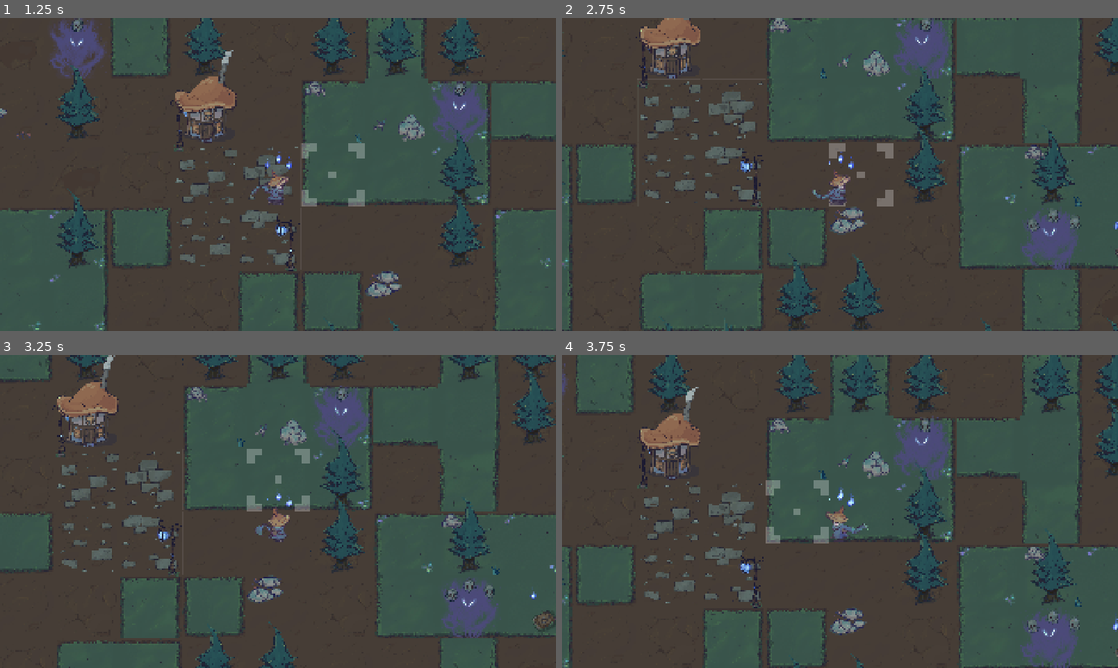
Above: before the commit, frames 1-4 (two rows, left to right).
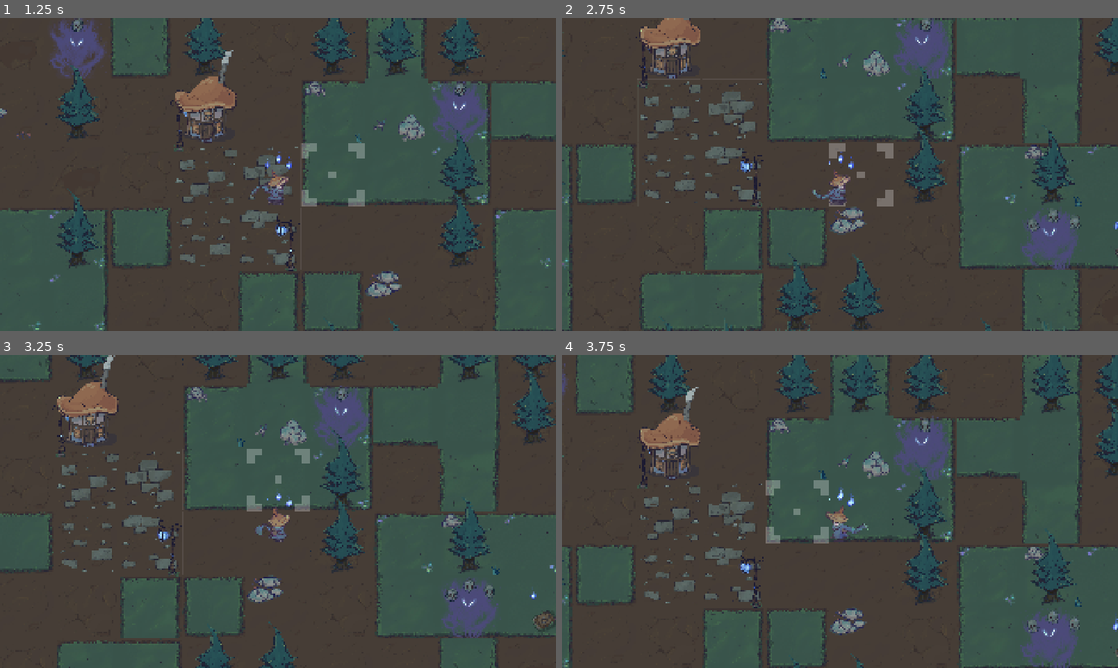
Above: after the commit, the same moments.

Repository: SebboScruff/GMTKJam-2025
Game: Godot game, scene res://scenes/levels/final_level.tscn
Same seed, same stepped clock (60 frames per second), same inputs: the game is played once before the commit and once after it.
Inputs:
- Up to frame 1 (1.25 s): hold D (move_right) from 0.53 s (still down)
- Up to frame 2 (2.75 s): release D (move_right) at 1.28 s; hold S (move_down) 1.28-2.03 s; hold D (move_right) from 2.03 s (still down)
- Up to frame 3 (3.25 s): release D (move_right) at 2.78 s; hold Up (move_up) from 2.78 s (still down)
- Up to frame 4 (3.75 s): release Up (move_up) at 3.53 s; hold Left (move_left) from 3.53 s (still down)

Frame 1 is identical in both runs. In frame 2, less than 0.1% of the frame differs, in the area x 38-100%, y 43-100%; in frame 3, less than 0.1%; in frame 4, less than 0.1%.

Commit message:
jazzed up the obstacles and decor a bit more

Diff:
--- a/GMTK25_godot/scenes/levels/final_level.tscn
+++ b/GMTK25_godot/scenes/levels/final_level.tscn
@@ -7,9 +7,13 @@
 [ext_resource type="TileSet" uid="uid://cww51own2at7u" path="res://assets/Fog_Tileset.tres" id="3_vmyuh"]
 [ext_resource type="Texture2D" uid="uid://dtulor4u80dpr" path="res://assets/Village/Village_House.png" id="6_481ra"]
 [ext_resource type="PackedScene" uid="uid://dq3muqnpi8tay" path="res://scenes/prefabs/obstacle.tscn" id="6_bks8w"]
+[ext_resource type="Texture2D" uid="uid://dg05gbxdn3ikv" path="res://assets/textures/obstacle_grove_R.tres" id="6_cg8kp"]
+[ext_resource type="Texture2D" uid="uid://b04n2s66to5b0" path="res://assets/textures/obstacle_log.tres" id="6_df8f2"]
 [ext_resource type="PackedScene" uid="uid://b0qlqe4ndvth4" path="res://scenes/prefabs/item_respawner.tscn" id="6_e446s"]
+[ext_resource type="Texture2D" uid="uid://cut3pmyku5b4p" path="res://assets/textures/obstacle_grove_M.tres" id="7_df8f2"]
 [ext_resource type="PackedScene" uid="uid://d2mna074yu4se" path="res://scenes/prefabs/totem.tscn" id="7_ifx55"]
 [ext_resource type="PackedScene" uid="uid://8vdab81hfvav" path="res://scenes/prefabs/basic_enemy.tscn" id="7_jwk10"]
+[ext_resource type="Texture2D" uid="uid://b347ain66fw4j" path="res://assets/textures/obstacle_grove_L.tres" id="8_crova"]
 [ext_resource type="Texture2D" uid="uid://yv3e3c2i6asm" path="res://assets/character_sprites/Skull.png" id="8_kiu27"]
 [ext_resource type="AudioStream" uid="uid://djbaqwuhkfe02" path="res://assets/sounds/Bone Monster.wav" id="9_qahkp"]
 [ext_resource type="PackedScene" uid="uid://b0rrkpwk2vh10" path="res://scenes/prefabs/courage_boost.tscn" id="9_rqhej"]
@@ -116,6 +120,7 @@
 [node name="Map_Decorations_Master" type="Node2D" parent="."]
 
 [node name="Obstacles" type="Node2D" parent="Map_Decorations_Master"]
+z_index = 4
 
 [node name="Obstacle" parent="Map_Decorations_Master/Obstacles" instance=ExtResource("6_bks8w")]
 position = Vector2(-3840, -3840)
@@ -135,18 +140,31 @@
 [node name="Obstacle6" parent="Map_Decorations_Master/Obstacles" instance=ExtResource("6_bks8w")]
 position = Vector2(768, -3840)
 
+[node name="Sprite2D" parent="Map_Decorations_Master/Obstacles/Obstacle6" index="1"]
+position = Vector2(0, 0)
+texture = ExtResource("6_df8f2")
+
 [node name="Obstacle7" parent="Map_Decorations_Master/Obstacles" instance=ExtResource("6_bks8w")]
 position = Vector2(1280, -3840)
 
 [node name="Obstacle8" parent="Map_Decorations_Master/Obstacles" instance=ExtResource("6_bks8w")]
 position = Vector2(768, -3328)
 
+[node name="Sprite2D" parent="Map_Decorations_Master/Obstacles/Obstacle8" index="1"]
+texture = ExtResource("6_cg8kp")
+
 [node name="Obstacle9" parent="Map_Decorations_Master/Obstacles" instance=ExtResource("6_bks8w")]
 position = Vector2(-256, -3328)
 
+[node name="Sprite2D" parent="Map_Decorations_Master/Obstacles/Obstacle9" index="1"]
+texture = ExtResource("8_crova")
+
 [node name="Obstacle10" parent="Map_Decorations_Master/Obstacles" instance=ExtResource("6_bks8w")]
 position = Vector2(256, -3328)
 
+[node name="Sprite2D" parent="Map_Decorations_Master/Obstacles/Obstacle10" index="1"]
+texture = ExtResource("7_df8f2")
+
 [node name="Obstacle11" parent="Map_Decorations_Master/Obstacles" instance=ExtResource("6_bks8w")]
 position = Vector2(-2304, -2304)
 
@@ -171,30 +189,58 @@
 [node name="Obstacle18" parent="Map_Decorations_Master/Obstacles" instance=ExtResource("6_bks8w")]
 position = Vector2(2816, -2816)
 
+[node name="Sprite2D" parent="Map_Decorations_Master/Obstacles/Obstacle18" index="1"]
+position = Vector2(0, 0)
+texture = ExtResource("6_df8f2")
+
 [node name="Obstacle19" parent="Map_Decorations_Master/Obstacles" instance=ExtResource("6_bks8w")]
 position = Vector2(2816, -2304)
 
+[node name="Sprite2D" parent="Map_Decorations_Master/Obstacles/Obstacle19" index="1"]
+texture = ExtResource("6_cg8kp")
+
 [node name="Obstacle20" parent="Map_Decorations_Master/Obstacles" instance=ExtResource("6_bks8w")]
 position = Vector2(2304, -2304)
 
+[node name="Sprite2D" parent="Map_Decorations_Master/Obstacles/Obstacle20" index="1"]
+texture = ExtResource("7_df8f2")
+
 [node name="Obstacle21" parent="Map_Decorations_Master/Obstacles" instance=ExtResource("6_bks8w")]
 position = Vector2(1792, -2304)
 
+[node name="Sprite2D" parent="Map_Decorations_Master/Obstacles/Obstacle21" index="1"]
+texture = ExtResource("7_df8f2")
+
 [node name="Obstacle22" parent="Map_Decorations_Master/Obstacles" instance=ExtResource("6_bks8w")]
 position = Vector2(768, -2304)
 
+[node name="Sprite2D" parent="Map_Decorations_Master/Obstacles/Obstacle22" index="1"]
+texture = ExtResource("7_df8f2")
+
 [node name="Obstacle23" parent="Map_Decorations_Master/Obstacles" instance=ExtResource("6_bks8w")]
 position = Vector2(1280, -2304)
 
+[node name="Sprite2D" parent="Map_Decorations_Master/Obstacles/Obstacle23" index="1"]
+texture = ExtResource("7_df8f2")
+
 [node name="Obstacle24" parent="Map_Decorations_Master/Obstacles" instance=ExtResource("6_bks8w")]
 position = Vector2(256, -2304)
 
+[node name="Sprite2D" parent="Map_Decorations_Master/Obstacles/Obstacle24" index="1"]
+texture = ExtResource("7_df8f2")
+
 [node name="Obstacle25" parent="Map_Decorations_Master/Obstacles" instance=ExtResource("6_bks8w")]
 position = Vector2(-256, -2304)
 
+[node name="Sprite2D" parent="Map_Decorations_Master/Obstacles/Obstacle25" index="1"]
+texture = ExtResource("7_df8f2")
+
 [node name="Obstacle26" parent="Map_Decorations_Master/Obstacles" instance=ExtResource("6_bks8w")]
 position = Vector2(-768, -2304)
 
+[node name="Sprite2D" parent="Map_Decorations_Master/Obstacles/Obstacle26" index="1"]
+texture = ExtResource("8_crova")
+
 [node name="Obstacle27" parent="Map_Decorations_Master/Obstacles" instance=ExtResource("6_bks8w")]
 position = Vector2(3840, -2304)
 
@@ -216,6 +262,11 @@
 [node name="Obstacle33" parent="Map_Decorations_Master/Obstacles" instance=ExtResource("6_bks8w")]
 position = Vector2(3328, 1792)
 
+[node name="Sprite2D" parent="Map_Decorations_Master/Obstacles/Obstacle33" index="1"]
+position = Vector2(0, 0)
+scale = Vector2(-1, 1)
+texture = ExtResource("6_df8f2")
+
 [node name="Obstacle34" parent="Map_Decorations_Master/Obstacles" instance=ExtResource("6_bks8w")]
 position = Vector2(3328, 2816)
 
@@ -225,6 +276,10 @@
 [node name="Obstacle36" parent="Map_Decorations_Master/Obstacles" instance=ExtResource("6_bks8w")]
 position = Vector2(2304, 2816)
 
+[node name="Sprite2D" parent="Map_Decorations_Master/Obstacles/Obstacle36" index="1"]
+position = Vector2(0, 0)
+texture = ExtResource("6_df8f2")
+
 [node name="Obstacle37" parent="Map_Decorations_Master/Obstacles" instance=ExtResource("6_bks8w")]
 position = Vector2(-256, -1280)
 
@@ -267,18 +322,35 @@
 [node name="Obstacle53" parent="Map_Decorations_Master/Obstacles" instance=ExtResource("6_bks8w")]
 position = Vector2(-768, 3328)
 
+[node name="Sprite2D" parent="Map_Decorations_Master/Obstacles/Obstacle53" index="1"]
+texture = ExtResource("6_cg8kp")
+
 [node name="Obstacle54" parent="Map_Decorations_Master/Obstacles" instance=ExtResource("6_bks8w")]
 position = Vector2(-1280, 3328)
 
+[node name="Sprite2D" parent="Map_Decorations_Master/Obstacles/Obstacle54" index="1"]
+texture = ExtResource("7_df8f2")
+
 [node name="Obstacle55" parent="Map_Decorations_Master/Obstacles" instance=ExtResource("6_bks8w")]
 position = Vector2(-1792, 3328)
 
+[node name="Sprite2D" parent="Map_Decorations_Master/Obstacles/Obstacle55" index="1"]
+texture = ExtResource("7_df8f2")
+
 [node name="Obstacle56" parent="Map_Decorations_Master/Obstacles" instance=ExtResource("6_bks8w")]
 position = Vector2(-2304, 3328)
 
+[node name="Sprite2D" parent="Map_Decorations_Master/Obstacles/Obstacle56" index="1"]
+texture = ExtResource("7_df8f2")
+
 [node name="Obstacle59" parent="Map_Decorations_Master/Obstacles" instance=ExtResource("6_bks8w")]
 position = Vector2(-2816, 2304)
 
+[node name="Sprite2D" parent="Map_Decorations_Master/Obstacles/Obstacle59" index="1"]
+position = Vector2(0, 0)
+scale = Vector2(-1, 1)
+texture = ExtResource("6_df8f2")
+
 [node name="Obstacle60" parent="Map_Decorations_Master/Obstacles" instance=ExtResource("6_bks8w")]
 position = Vector2(-2816, 1792)
 
@@ -291,8 +363,14 @@
 [node name="Obstacle57" parent="Map_Decorations_Master/Obstacles" instance=ExtResource("6_bks8w")]
 position = Vector2(-2816, 3328)
 
+[node name="Sprite2D" parent="Map_Decorations_Master/Obstacles/Obstacle57" index="1"]
+texture = ExtResource("7_df8f2")
+
 [node name="Obstacle58" parent="Map_Decorations_Master/Obstacles" instance=ExtResource("6_bks8w")]
 position = Vector2(-3328, 3328)
+
+[node name="Sprite2D" parent="Map_Decorations_Master/Obstacles/Obstacle58" index="1"]
+texture = ExtResource("8_crova")
 
 [node name="Obstacle48" parent="Map_Decorations_Master/Obstacles" instance=ExtResource("6_bks8w")]
 position = Vector2(1280, 2304)
@@ -549,14 +627,20 @@
 [node name="PickupRespawner" parent="Map_Decorations_Master/Pickups" instance=ExtResource("6_e446s")]
 
 [node name="CourageBoost" parent="Map_Decorations_Master/Pickups/PickupRespawner" instance=ExtResource("9_rqhej")]
+z_index = 4
+z_as_relative = false
 position = Vector2(-2816, 768)
 courage_increase = 1
 
 [node name="CourageBoost2" parent="Map_Decorations_Master/Pickups/PickupRespawner" instance=ExtResource("9_rqhej")]
+z_index = 4
+z_as_relative = false
 position = Vector2(-3840, 2816)
 courage_increase = 1
 
 [node name="CourageBoost3" parent="Map_Decorations_Master/Pickups/PickupRespawner" instance=ExtResource("9_rqhej")]
+z_index = 4
+z_as_relative = false
 position = Vector2(3840, -1280)
 courage_increase = 1
 
@@ -564,6 +648,8 @@
 texture = ExtResource("12_qcps6")
 
 [node name="CourageBoost4" parent="Map_Decorations_Master/Pickups/PickupRespawner" instance=ExtResource("9_rqhej")]
+z_index = 4
+z_as_relative = false
 position = Vector2(3328, 768)
 courage_increase = 1
 
@@ -571,6 +657,8 @@
 texture = ExtResource("13_qahkp")
 
 [node name="CourageBoost5" parent="Map_Decorations_Master/Pickups/PickupRespawner" instance=ExtResource("9_rqhej")]
+z_index = 4
+z_as_relative = false
 position = Vector2(-3328, -3328)
 courage_increase = 1
 
@@ -734,6 +822,34 @@
 
 [node name="TileDeco17_LongGrass" type="Sprite2D" parent="Map_Decorations_Master/Decorations"]
 position = Vector2(256, 1536)
+texture = ExtResource("19_vpf58")
+
+[node name="TileDeco17_LongGrass2" type="Sprite2D" parent="Map_Decorations_Master/Decorations"]
+position = Vector2(768, 1536)
+texture = ExtResource("19_vpf58")
+
+[node name="TileDeco17_LongGrass3" type="Sprite2D" parent="Map_Decorations_Master/Decorations"]
+position = Vector2(768, 2048)
+texture = ExtResource("19_vpf58")
+
+[node name="TileDeco17_LongGrass4" type="Sprite2D" parent="Map_Decorations_Master/Decorations"]
+position = Vector2(256, 2048)
+texture = ExtResource("19_vpf58")
+
+[node name="TileDeco17_LongGrass5" type="Sprite2D" parent="Map_Decorations_Master/Decorations"]
+position = Vector2(-3840, -3584)
+texture = ExtResource("19_vpf58")
+
+[node name="TileDeco17_LongGrass6" type="Sprite2D" parent="Map_Decorations_Master/Decorations"]
+position = Vector2(-3840, -3072)
+texture = ExtResource("19_vpf58")
+
+[node name="TileDeco17_LongGrass7" type="Sprite2D" parent="Map_Decorations_Master/Decorations"]
+position = Vector2(2816, 1536)
+texture = ExtResource("19_vpf58")
+
+[node name="TileDeco17_LongGrass8" type="Sprite2D" parent="Map_Decorations_Master/Decorations"]
+position = Vector2(2816, 2560)
 texture = ExtResource("19_vpf58")
 
 [node name="TileDeco17_Lantern1" type="Sprite2D" parent="Map_Decorations_Master/Decorations"]
@@ -776,6 +892,28 @@
 [node name="MusicSFXManager" parent="Player" node_paths=PackedStringArray("player") instance=ExtResource("28_df8f2")]
 player = NodePath("..")
 
+[editable path="Map_Decorations_Master/Obstacles/Obstacle6"]
+[editable path="Map_Decorations_Master/Obstacles/Obstacle8"]
+[editable path="Map_Decorations_Master/Obstacles/Obstacle9"]
+[editable path="Map_Decorations_Master/Obstacles/Obstacle10"]
+[editable path="Map_Decorations_Master/Obstacles/Obstacle18"]
+[editable path="Map_Decorations_Master/Obstacles/Obstacle19"]
+[editable path="Map_Decorations_Master/Obstacles/Obstacle20"]
+[editable path="Map_Decorations_Master/Obstacles/Obstacle21"]
+[editable path="Map_Decorations_Master/Obstacles/Obstacle22"]
+[editable path="Map_Decorations_Master/Obstacles/Obstacle23"]
+[editable path="Map_Decorations_Master/Obstacles/Obstacle24"]
+[editable path="Map_Decorations_Master/Obstacles/Obstacle25"]
+[editable path="Map_Decorations_Master/Obstacles/Obstacle26"]
+[editable path="Map_Decorations_Master/Obstacles/Obstacle33"]
+[editable path="Map_Decorations_Master/Obstacles/Obstacle36"]
+[editable path="Map_Decorations_Master/Obstacles/Obstacle53"]
+[editable path="Map_Decorations_Master/Obstacles/Obstacle54"]
+[editable path="Map_Decorations_Master/Obstacles/Obstacle55"]
+[editable path="Map_Decorations_Master/Obstacles/Obstacle56"]
+[editable path="Map_Decorations_Master/Obstacles/Obstacle59"]
+[editable path="Map_Decorations_Master/Obstacles/Obstacle57"]
+[editable path="Map_Decorations_Master/Obstacles/Obstacle58"]
 [editable path="Map_Decorations_Master/Enemies/Gargoyle_Enemy"]
 [editable path="Map_Decorations_Master/Enemies/Gargoyle_Enemy2"]
 [editable path="Map_Decorations_Master/Enemies/Gargoyle_Enemy3"]
Not shown: 1 places in GMTK25_godot/scenes/levels/final_level.tscn that only renumber resources
